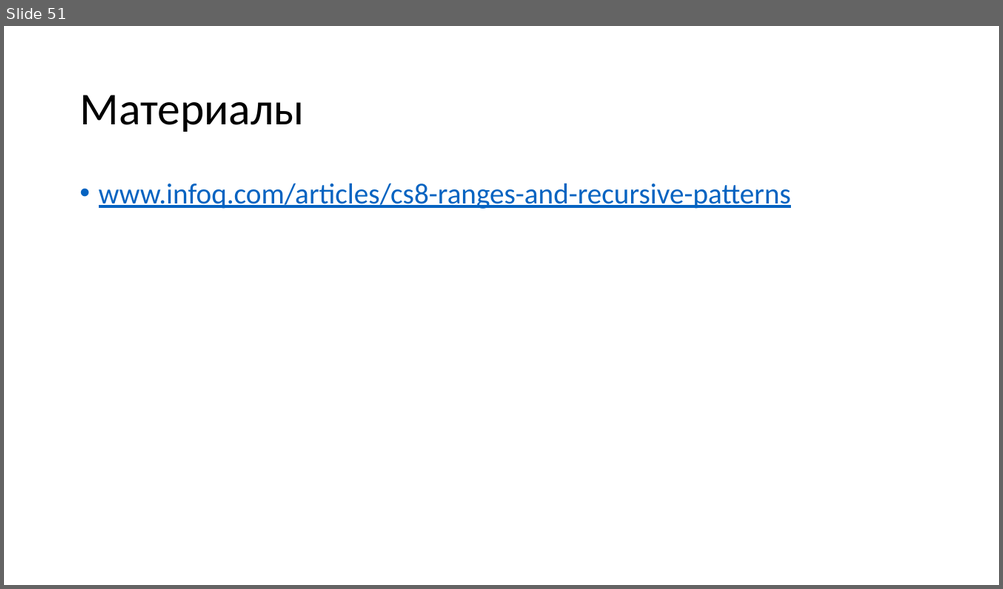
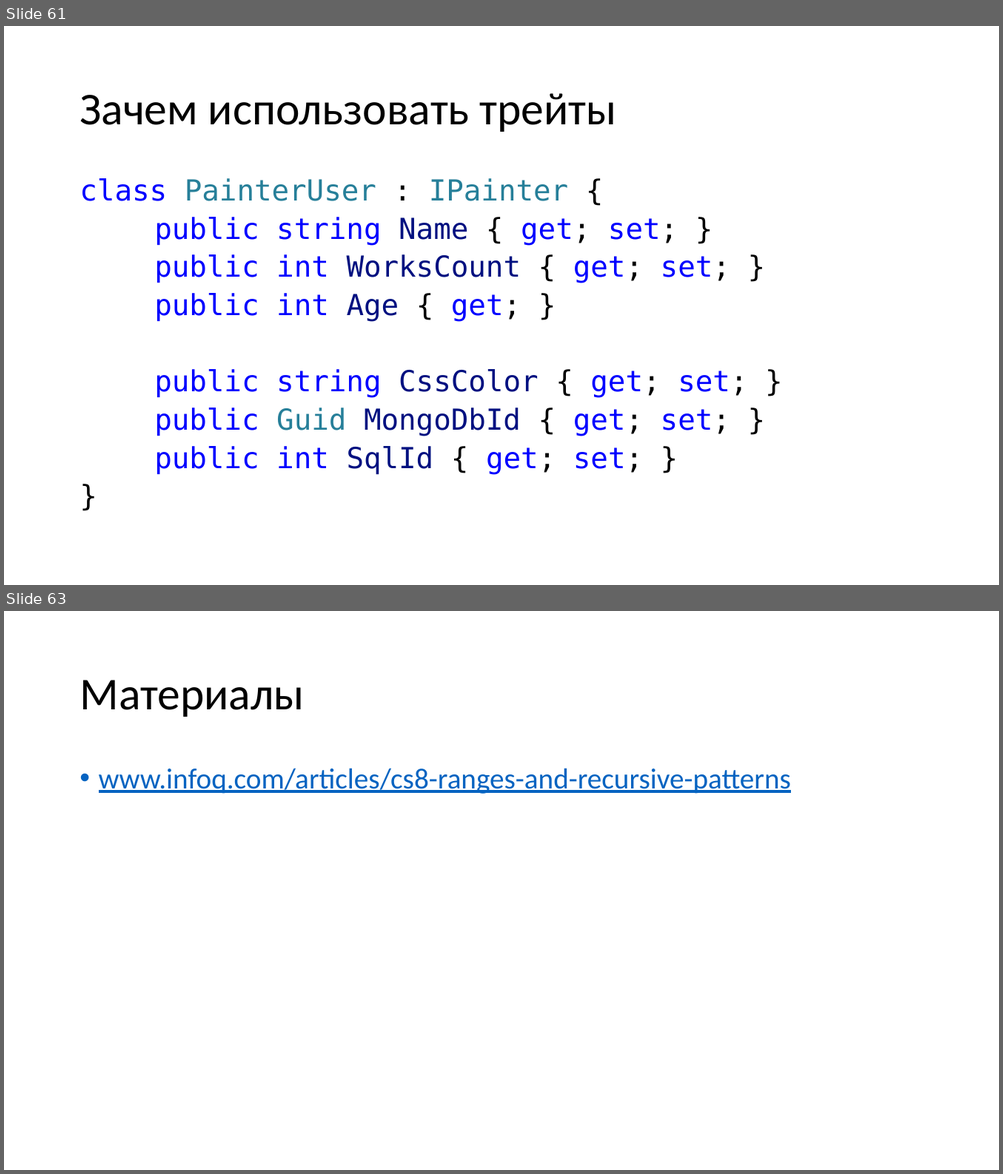
Before and after one commit to kugushev/presentations, a slide deck: Presentation.pptx. Shown one above the other, each under a label of ours: slide 51 before the commit, slides 61 and 63 after it; the slides between them are not shown. The pictures are 1003x589 and 1003x1174 pixels, drawn with LibreOffice and Linux fonts; fonts in the diff are those of the drawing. Boxes give left, top, right and bottom in pixels: in the first picture for what was removed or moved away, otherwise in the second. Text is boxed around its words. In the diff, an @@ line names an element or a change of style, - is before the commit and + after.

```diff
--- a/Presentation.pptx
+++ b/Presentation.pptx
@@ slide 61 added at bbox=[4, 26, 999, 585], background #FFFFFF @@
@@ title added at bbox=[79, 93, 617, 132], 44 pt, text #000000 @@
+Зачем использовать трейты
@@ text added at bbox=[79, 178, 747, 475], 28 pt, text #0000FF @@
+class PainterUser : IPainter {
+public string Name { get; set; }
+public int WorksCount { get; set; }
+public int Age { get; }
+public string CssColor { get; set; }
+public Guid MongoDbId { get; set; }
+public int SqlId { get; set; }
+}
@@ what was slide 51 is now slide 63 @@
```
Also in this commit, not shown: 1 slide changed, 11 other slides added, 2 other files.
